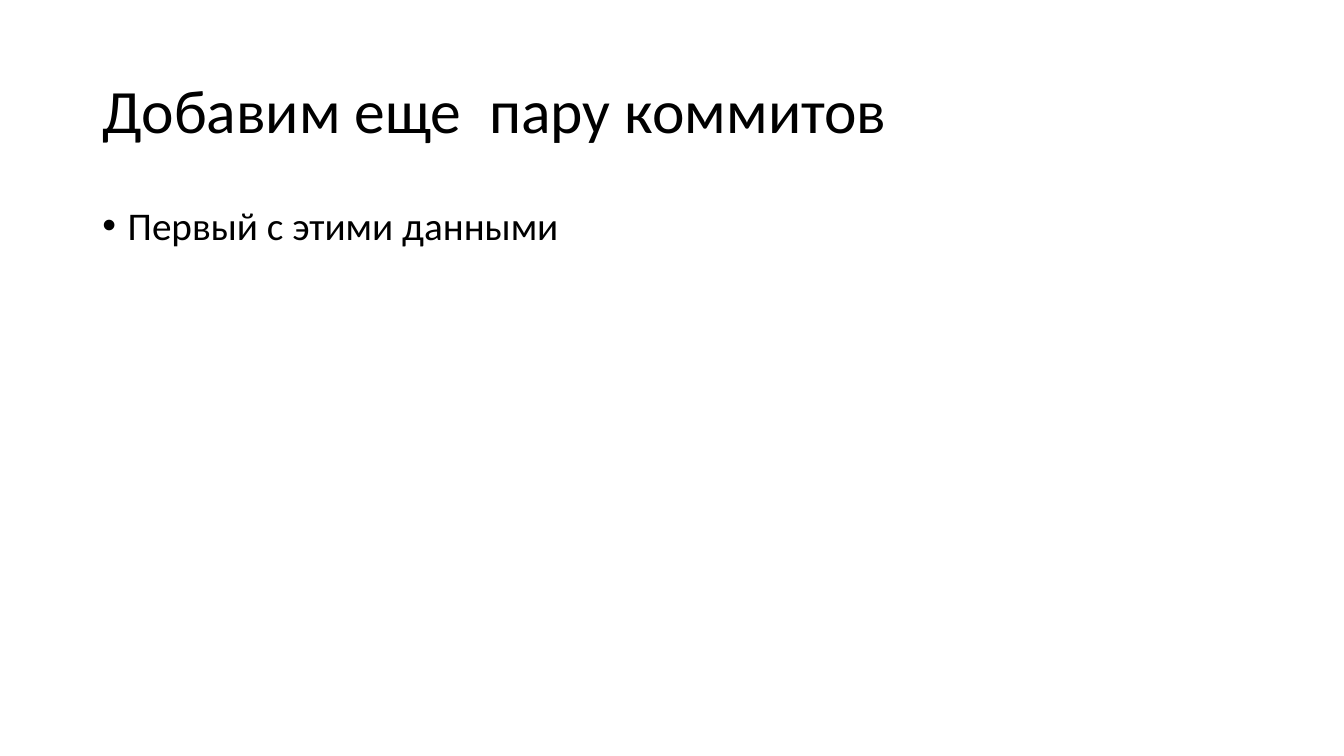
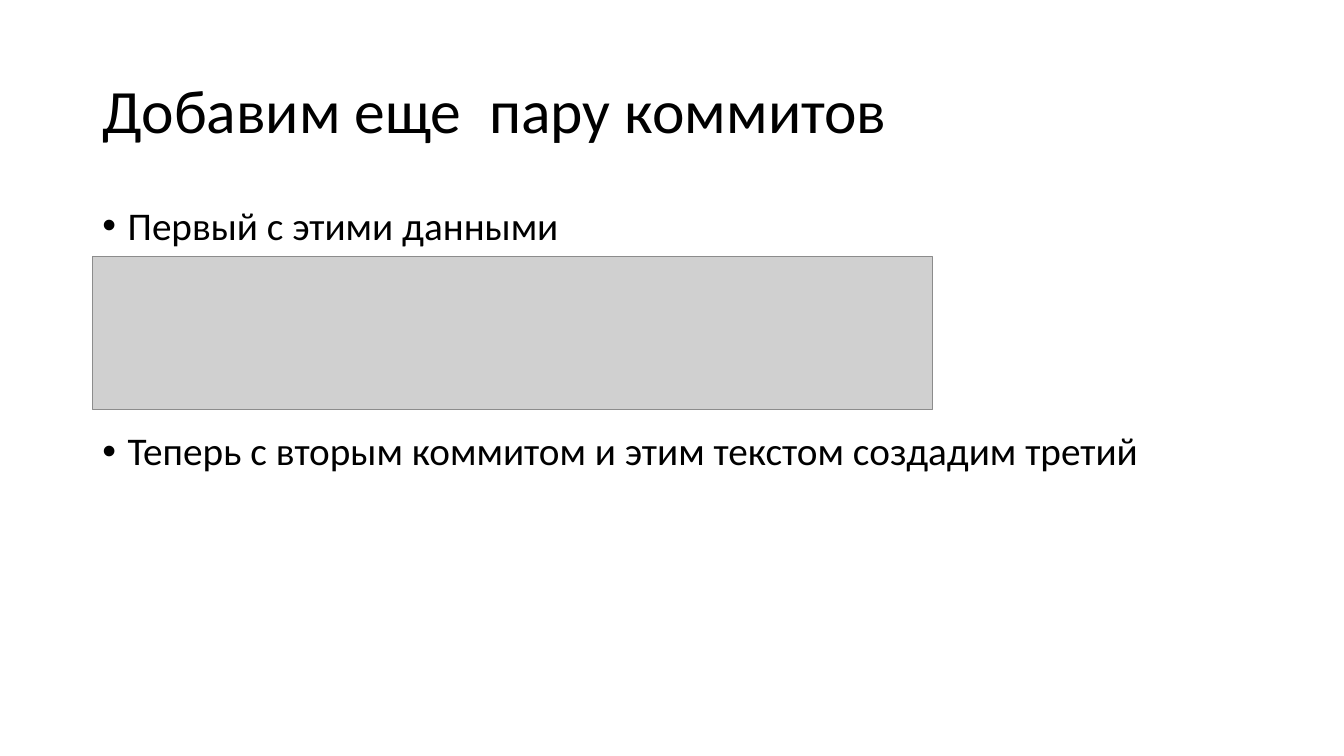
Before and after one commit to shor1to/js, a slide deck: slide 5 of основы работы с гит.pptx. Drawn at 1344x756 pixels with LibreOffice and Linux fonts; fonts in the diff are those of the drawing; grey boxes stand for pictures. Boxes give left, top, right and bottom in pixels: in the first picture for what was removed or moved away, otherwise in the second. Text is boxed around its words. In the diff, an @@ line names an element or a change of style, - is before the commit and + after.

Commit message:
создание третьего коммита

```diff
--- a/основы работы с гит.pptx
+++ b/основы работы с гит.pptx
@@ picture added at bbox=[93, 257, 934, 410] @@
@@ text at bbox=[128, 438, 1138, 472]: paragraph added @@
+• Теперь с вторым коммитом и этим текстом создадим третий
```
